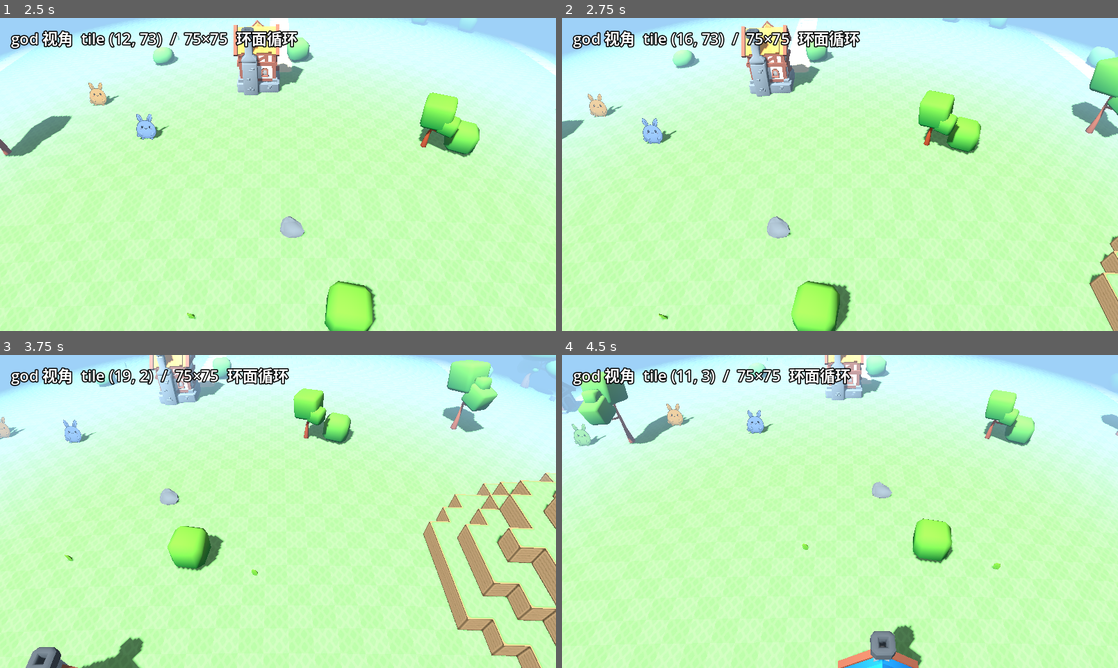
Above: before the commit, frames 1-4 (two rows, left to right).
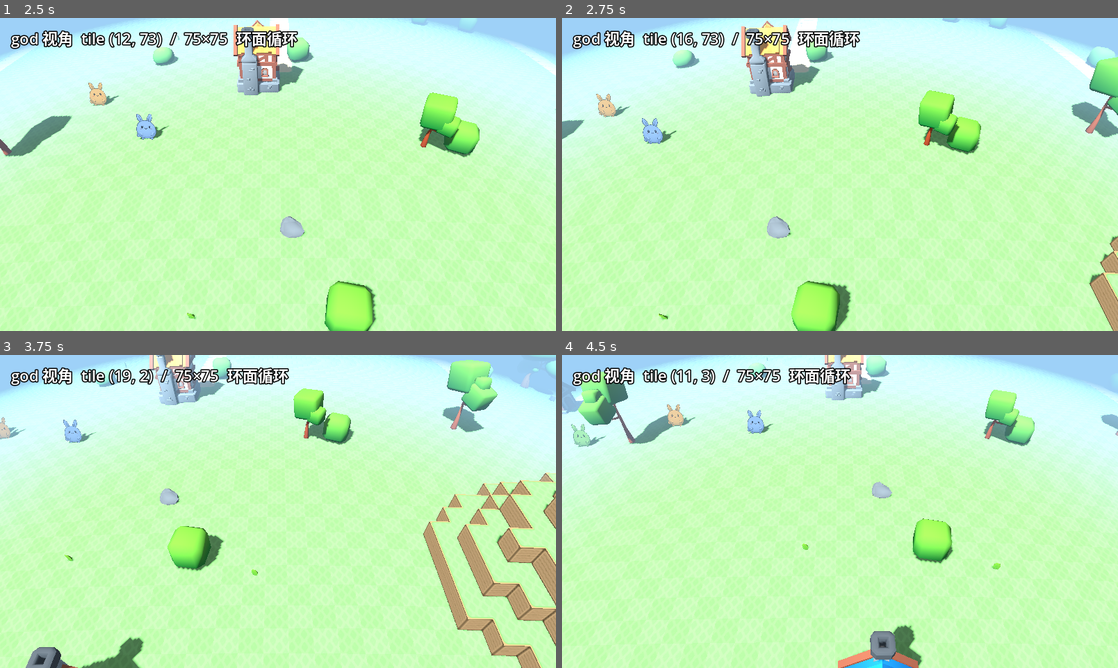
Above: after the commit, the same moments.

Repository: hoveychen/maliang
Game: Godot game, scene res://main.tscn
The game is run twice, just before and just after one commit, with the same random seed, the same clock (stepped at 60 frames per second) and the same inputs.
Inputs (mouse positions are in pixels of both pictures, inside the frame that each line leads up to):
- Up to frame 1 (2.5 s): tap Enter (ui_accept) at 0.5, 0.77, 2 s; move the mouse to (400, 158) at 0.52 s; hold Right (ui_right) 0.53-1.25 s; click (400, 158) at 0.67 s; drag from (166, 190) to (250, 237) at 1.27 s; move the mouse to (333, 105) at 2.02 s; hold Right (ui_right) from 2.03 s (still down)
- Up to frame 2 (2.75 s): keep holding Right (ui_right)
- Up to frame 3 (3.75 s): release Right (ui_right) at 2.75 s; drag from (250, 574) to (111, 464) at 2.77 s; tap Enter (ui_accept) at 3.5 s; move the mouse to (444, 558) at 3.52 s; hold Left (ui_left) from 3.53 s (still down)
- Up to frame 4 (4.5 s): tap Enter (ui_accept) at 3.77 s; release Left (ui_left) at 4.25 s; drag from (673, 464) to (756, 433) at 4.27 s

Frame 1 is identical in both runs. In frame 2, 0.3% of the frame differs, in the area x 4-19%, y 24-41%; in frame 3, less than 0.1%; in frame 4, 0.2%.

Commit message:
feat(world): BehaviorExecutor 接寻路——move_to/deliver/wander 走 waypoint 队列，无路回退直线滑动，被挡等待后局部重算（3 次弃指令）；world.gd 角色层登记/迁移/反登记

Diff:
--- a/scripts/behavior_executor.gd
+++ b/scripts/behavior_executor.gd
@@ -5,6 +5,10 @@
 
 const SPEED := 8.0 ## 世界单位/秒
 const ARRIVE := 1.0
+const DELIVER_ARRIVE := 2.6   ## 送信到达半径：目标角色自身占格，只能走到旁边半格（~1.6m）
+const WAYPOINT_ARRIVE := 0.6  ## waypoint 切换半径（半格 1m 内够近即换下一个）
+const REPATH_WAIT := 0.6      ## 被挡（多为角色互撞）后原地等待再重算的秒数
+const REPATH_MAX := 3         ## 单条指令内允许的重算次数，超过弃指令防死磨
 
 var _target: Dictionary = {}
 var _commands: Array = []
@@ -13,6 +17,13 @@
 var _state := "idle" ## idle | move | wait | done
 var _wait_t := 0.0
 var _move_to := Vector2.ZERO
+
+# 寻路状态：waypoint 队列 + 无路直线回退 + 被挡等待/重算
+var _waypoints := PackedVector2Array()
+var _wp_i := 0
+var _direct := false      ## true = 无路回退，直接朝目标滑动（旧行为）
+var _repath_wait := 0.0
+var _repaths := 0
 
 # deliver_message：走到目标角色处把话传到
 var _resolver := Callable()  ## (character_id:String) -> Vector2（找不到返回 Vector2.INF）
@@ -48,12 +59,12 @@
 	match type:
 		"move_to":
 			_move_to = _resolve_target(params)
-			_state = "move"
+			_begin_move()
 		"wander":
 			var radius := float(params.get("radius", 5.0))
 			var off := Vector2(randf() * 2.0 - 1.0, randf() * 2.0 - 1.0) * radius
 			_move_to = WorldGrid.wrap_pos(_target["logical"] + off)
-			_state = "move"
+			_begin_move()
 		"wait":
 			_wait_t = float(params.get("duration", 1.0))
 			_state = "wait"
@@ -66,7 +77,7 @@
 			if p != Vector2.INF:
 				_move_to = p
 				_delivering = true
-				_state = "move"
+				_begin_move()
 			else:
 				_advance() ## 解析不到目标角色 → 跳过
 		_:
@@ -82,25 +93,60 @@
 	# TODO(M2-real): location_name → 世界坐标（需把世界角色/地点清单喂给意图 LLM）
 	return WorldGrid.wrap_pos(_target["logical"] + Vector2(24.0, 0.0))
 
+## 进入 move 状态：规划 waypoint 队列；无路（目标不可达/已在原格）回退直线滑动。
+func _begin_move() -> void:
+	_state = "move"
+	_repaths = 0
+	_repath_wait = 0.0
+	_plan_path()
+
+func _plan_path() -> void:
+	_waypoints = Pathfinder.find_path(_target["logical"], _move_to, _span(), _char_id())
+	_wp_i = 0
+	_direct = _waypoints.is_empty()
+
 func _step_move(delta: float) -> void:
 	var cur: Vector2 = _target["logical"]
-	var d := WorldGrid.shortest_delta(cur, _move_to)
-	if d.length() <= ARRIVE:
+	var arrive := DELIVER_ARRIVE if _delivering else ARRIVE
+	if WorldGrid.shortest_delta(cur, _move_to).length() <= arrive:
 		if _delivering:
 			_delivering = false
 			if _deliverer.is_valid():
 				_deliverer.call(_deliver_id, _deliver_msg)
 		_advance()
 		return
+	if _repath_wait > 0.0:
+		_repath_wait -= delta # 被挡后原地等一拍（让对方走开），再从当前位置局部重算
+		if _repath_wait <= 0.0:
+			_plan_path()
+		return
+	# 子目标：当前 waypoint；队列走完（或直线回退）后收尾到精确目标
+	var sub := _move_to if _direct or _wp_i >= _waypoints.size() else _waypoints[_wp_i]
+	var d := WorldGrid.shortest_delta(cur, sub)
+	if not _direct and _wp_i < _waypoints.size() and d.length() <= WAYPOINT_ARRIVE:
+		_wp_i += 1
+		return
 	var step_vec := d.normalized() * SPEED * delta
 	if step_vec.length() > d.length():
 		step_vec = d
-	# 统一走 Mover：地形台阶规则 + 物件占地阻挡（整步不行退化单轴滑动）
-	var moved := Mover.attempt(cur, step_vec, int(_target.get("span", 2)))
+	# 统一走 Mover：地形台阶规则 + 物件占地 + 角色互撞（整步不行退化单轴滑动）
+	var moved := Mover.attempt(cur, step_vec, _span(), _char_id())
 	if moved == cur:
-		_advance() # 被崖壁/水/物件挡死：放弃当前指令，避免原地磨墙
+		_repaths += 1
+		if _repaths > REPATH_MAX:
+			_advance() # 反复被挡（目标被围死等）：放弃当前指令，避免原地磨墙
+			return
+		_repath_wait = REPATH_WAIT
 		return
 	_target["logical"] = moved
+	if _char_id() != "":
+		OccupancyMap.char_register(_char_id(), moved, _span()) # 角色层迁移
+
+func _span() -> int:
+	return int(_target.get("span", 2))
+
+func _char_id() -> String:
+	return String(_target.get("id", ""))
 
 func _step_wait(delta: float) -> void:
 	_wait_t -= delta
--- a/scripts/world.gd
+++ b/scripts/world.gd
@@ -158,7 +158,9 @@
 		var npc := PaperCharacter.new()
 		add_child(npc)
 		npc.setup(critter_tex, d["color"], d["name"])
-		npcs.append({ "node": npc, "logical": d["logical"] })
+		var lg := WorldGrid.wrap_pos(d["logical"])
+		npcs.append({ "node": npc, "logical": lg, "id": "demo_%s" % d["name"] })
+		OccupancyMap.char_register("demo_%s" % d["name"], lg, 2)
 		_start_ambient_wander(npcs[npcs.size() - 1])
 
 ## 让角色自主活动：循环「等一会 → 就近 wander」。
@@ -471,6 +473,7 @@
 	backend.url = (api.base as String).replace("http", "ws") + "/ws"
 	backend.connect_to_server()
 	for n in npcs:
+		OccupancyMap.char_unregister(String(n.get("id", "")))
 		(n["node"] as Node).queue_free() # 清掉离线占位
 	npcs.clear()
 	var chars: Array = world.get("characters", [])
@@ -522,7 +525,11 @@
 			_villager_count += 1
 			var ang := float(k) * 2.399963
 			logical = WorldGrid.wrap_pos(center + Vector2(cos(ang), sin(ang)) * (10.0 + float(k) * 3.0))
-	npcs.append({ "node": npc, "logical": logical, "id": String(c.get("id", "")), "is_fairy": is_fairy })
+	var cid := String(c.get("id", ""))
+	if cid.is_empty():
+		cid = String(c.get("name", "")) # 后端无 id 时用名字兜底，保证角色层有主
+	npcs.append({ "node": npc, "logical": logical, "id": cid, "is_fairy": is_fairy })
+	OccupancyMap.char_register(cid, logical, 2)
 	if not is_fairy:
 		_start_ambient_wander(npcs[npcs.size() - 1])
 
--- /dev/null
+++ b/test/test_behavior_executor.gd
@@ -0,0 +1,81 @@
+extends SceneTree
+## BehaviorExecutor 接寻路的集成测试（waypoint 队列/无路回退/互撞等待重算）。
+## 运行: godot --headless --path . --script res://test/test_behavior_executor.gd
+
+var _delivered := ""
+
+func _init() -> void:
+	var fails := 0
+	var dt := 1.0 / 60.0
+
+	# 绕墙 move_to：竖墙挡直线，走 waypoint 绕行到达，且角色层随移动迁移
+	OccupancyMap.clear()
+	var start := TerrainMap.tile_center(Vector2i(8, 63))
+	var goal := TerrainMap.tile_center(Vector2i(12, 63))
+	OccupancyMap.occupy_rect(OccupancyMap.tile_to_cell(Vector2i(10, 60)), 2, 14)
+	OccupancyMap.char_register("walker", start, 2)
+	var d1 := { "logical": start, "id": "walker" }
+	var ex1 := BehaviorExecutor.new()
+	ex1.setup(d1, { "commands": [ { "type": "move_to", "params": { "target": [goal.x, goal.y] } } ] })
+	for i in range(3000):
+		if ex1.is_done():
+			break
+		ex1.step(dt)
+	fails += _check("detour done", ex1.is_done(), true)
+	fails += _check("detour arrived", WorldGrid.shortest_delta(d1["logical"], goal).length() <= 1.2, true)
+	fails += _check("char layer migrated off start", OccupancyMap.char_area_free(OccupancyMap.footprint_origin(start, 2), 2, 2), true)
+	fails += _check("char layer at end", OccupancyMap.char_area_free(OccupancyMap.footprint_origin(d1["logical"], 2), 2, 2, "walker"), true)
+	fails += _check("char layer occupied at end", OccupancyMap.char_area_free(OccupancyMap.footprint_origin(d1["logical"], 2), 2, 2), false)
+
+	# 送信：路上有静止角色挡道 → 绕开；目标角色占格 → 走到旁边即送达
+	OccupancyMap.clear()
+	var w_start := TerrainMap.tile_center(Vector2i(16, 68))
+	var t_pos := TerrainMap.tile_center(Vector2i(20, 68))
+	OccupancyMap.char_register("walker", w_start, 2)
+	OccupancyMap.char_register("blocker", TerrainMap.tile_center(Vector2i(18, 68)), 2)
+	OccupancyMap.char_register("target", t_pos, 2)
+	var d2 := { "logical": w_start, "id": "walker" }
+	var ex2 := BehaviorExecutor.new()
+	ex2.setup(d2,
+		{ "commands": [ { "type": "deliver_message", "params": { "to": "target", "message": "hi" } } ] },
+		func(_id: String) -> Vector2: return t_pos,
+		func(id: String, msg: String) -> void: _delivered = id + ":" + msg)
+	for i in range(3000):
+		if ex2.is_done():
+			break
+		ex2.step(dt)
+	fails += _check("deliver done", ex2.is_done(), true)
+	fails += _check("delivered", _delivered, "target:hi")
+	fails += _check("deliver stopped adjacent", WorldGrid.shortest_delta(d2["logical"], t_pos).length() <= 2.6, true)
+
+	# 围死：四面墙内 move_to 外部 → 有限步内放弃（不死磨），人还在腔内
+	OccupancyMap.clear()
+	OccupancyMap.occupy_rect(OccupancyMap.tile_to_cell(Vector2i(49, 60)), 8, 2)
+	OccupancyMap.occupy_rect(OccupancyMap.tile_to_cell(Vector2i(49, 63)), 8, 2)
+	OccupancyMap.occupy_rect(OccupancyMap.tile_to_cell(Vector2i(49, 61)), 2, 4)
+	OccupancyMap.occupy_rect(OccupancyMap.tile_to_cell(Vector2i(52, 61)), 2, 4)
+	var boxed := TerrainMap.tile_center(Vector2i(50, 61))
+	OccupancyMap.char_register("walker", boxed, 2)
+	var d3 := { "logical": boxed, "id": "walker" }
+	var ex3 := BehaviorExecutor.new()
+	var far := TerrainMap.tile_center(Vector2i(60, 61))
+	ex3.setup(d3, { "commands": [ { "type": "move_to", "params": { "target": [far.x, far.y] } } ] })
+	for i in range(600):
+		if ex3.is_done():
+			break
+		ex3.step(dt)
+	fails += _check("boxed gives up", ex3.is_done(), true)
+	fails += _check("boxed stays inside", WorldGrid.shortest_delta(d3["logical"], boxed).length() <= 4.0, true)
+	OccupancyMap.clear()
+
+	if fails == 0:
+		print("behavior_executor tests PASS")
+	else:
+		printerr("behavior_executor tests FAILED: %d" % fails)
+	quit(fails)
+
+func _check(name: String, got: Variant, want: Variant) -> int:
+	if got == want:
+		return 0
+	printerr("  FAIL %s: got %s want %s" % [name, str(got), str(want)])
+	return 1
